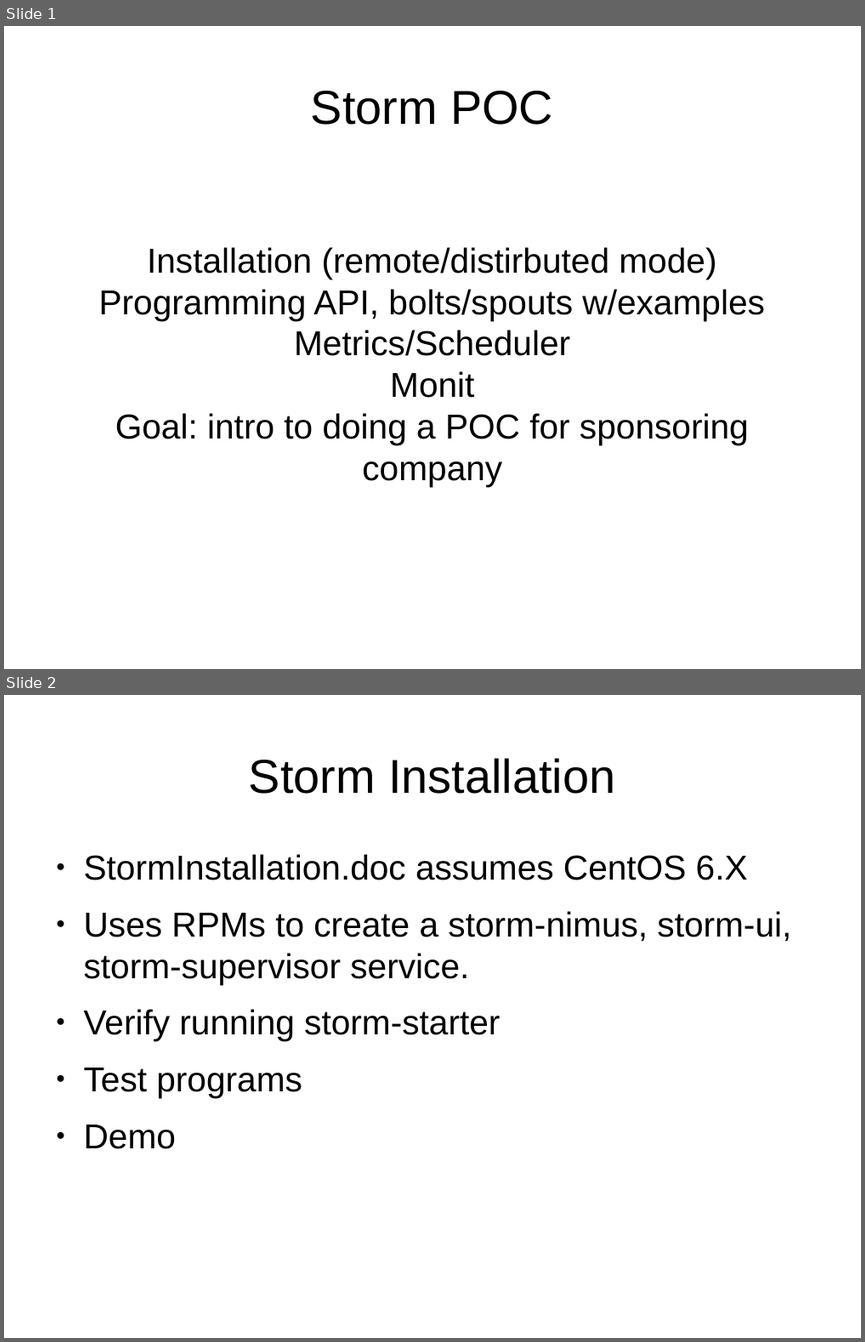
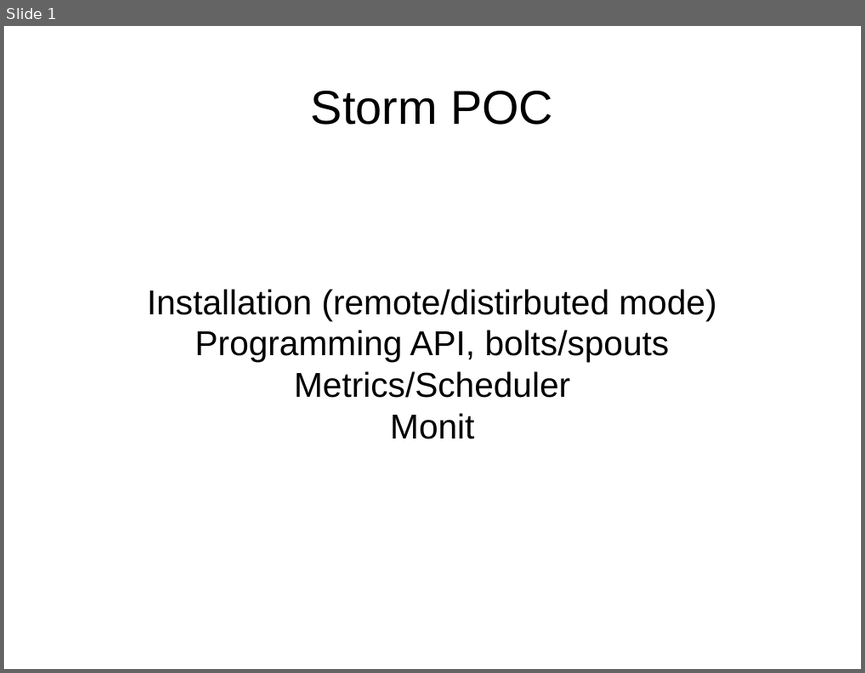
Before and after one commit to dougc333/storm, a slide deck: docs/StormPOC.odp. Shown one above the other, each under a label of ours: slides 1 and 2 before the commit, slide 1 after it. The pictures are 865x1342 and 865x673 pixels, drawn with LibreOffice and Linux fonts; fonts in the diff are those of the drawing. Boxes give left, top, right and bottom in pixels: in the first picture for what was removed or moved away, otherwise in the second. Text is boxed around its words. In the diff, an @@ line names an element or a change of style, - is before the commit and + after.

Commit message:
storm doc update

```diff
--- a/docs/StormPOC.odp
+++ b/docs/StormPOC.odp
@@ slide 2 removed at (4,695,861,1338), background #FFFFFF @@
@@ title removed at (249,758,615,794) @@
-Storm Installation
@@ text removed at (84,854,791,1149) @@
-● StormInstallation.doc assumes CentOS 6.X
-● Uses RPMs to create a storm-nimus, storm-ui, storm-supervisor service.
-● Verify running storm-starter
-● Test programs
-● Demo
@@ slide 1 changed as well @@
@@ subtitle at (195,329,670,362): text changed @@
-Programming API, bolts/spouts w/examples
+Programming API, bolts/spouts
@@ subtitle at (115,413,749,487): paragraph removed @@
-Goal: intro to doing a POC for sponsoring company
```
Also in this commit, not shown: 1 other slide removed, 12 other files.
